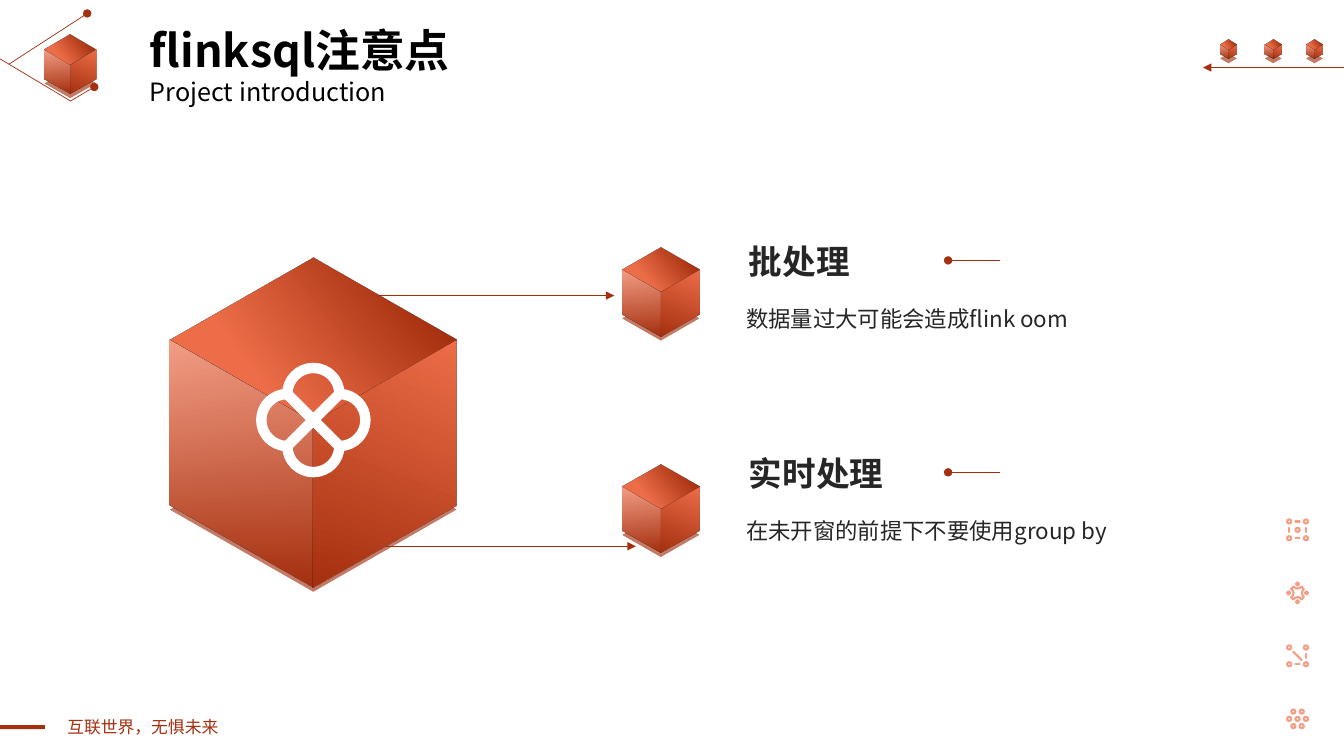
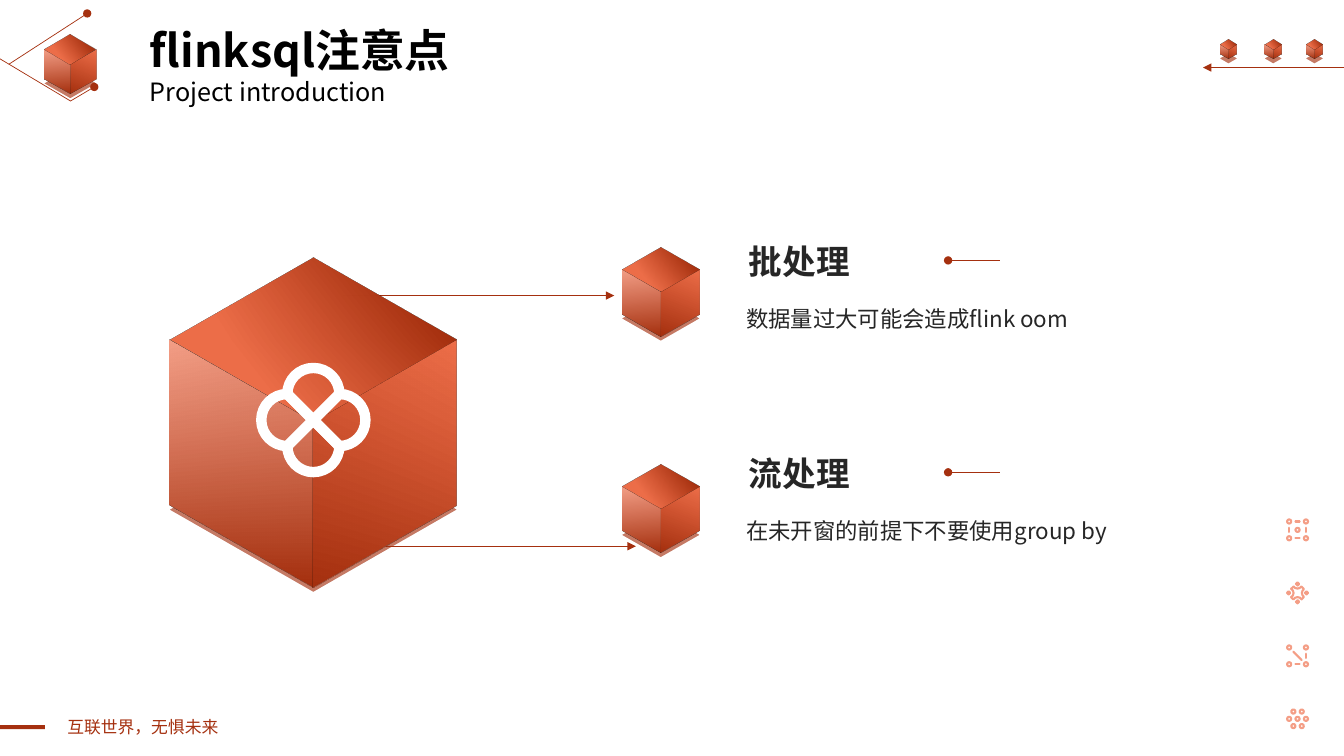
Before and after one commit to yangxueyong/yxy-springboot-demo, a slide deck: slide 17 of flinksql-demo/flink-简要介绍.pptx. Drawn at 1344x756 pixels with LibreOffice and Linux fonts; fonts in the diff are those of the drawing. Boxes give left, top, right and bottom in pixels: in the first picture for what was removed or moved away, otherwise in the second. Text is boxed around its words. In the diff, an @@ line names an element or a change of style, - is before the commit and + after.

Commit message:
1，优化flink demo的ppt

```diff
--- a/flinksql-demo/flink-简要介绍.pptx
+++ b/flinksql-demo/flink-简要介绍.pptx
@@ text at bbox=[749, 457, 850, 489]: text changed @@
-实时处理
+流处理
```
